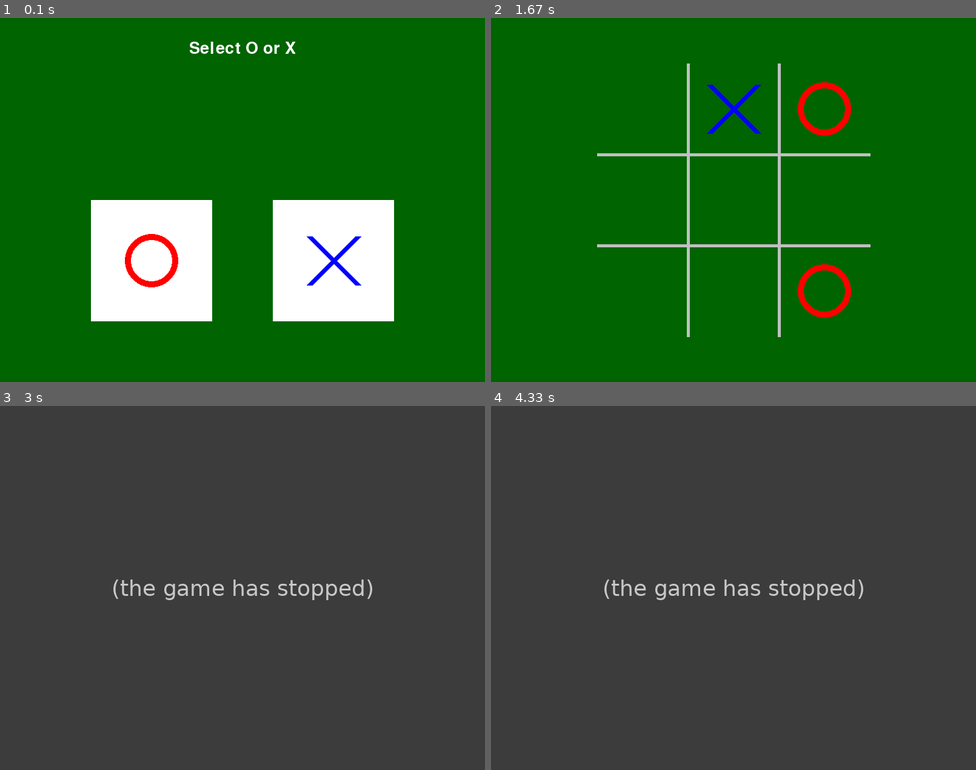
Above: before the commit, frames 1-4 (two rows, left to right).
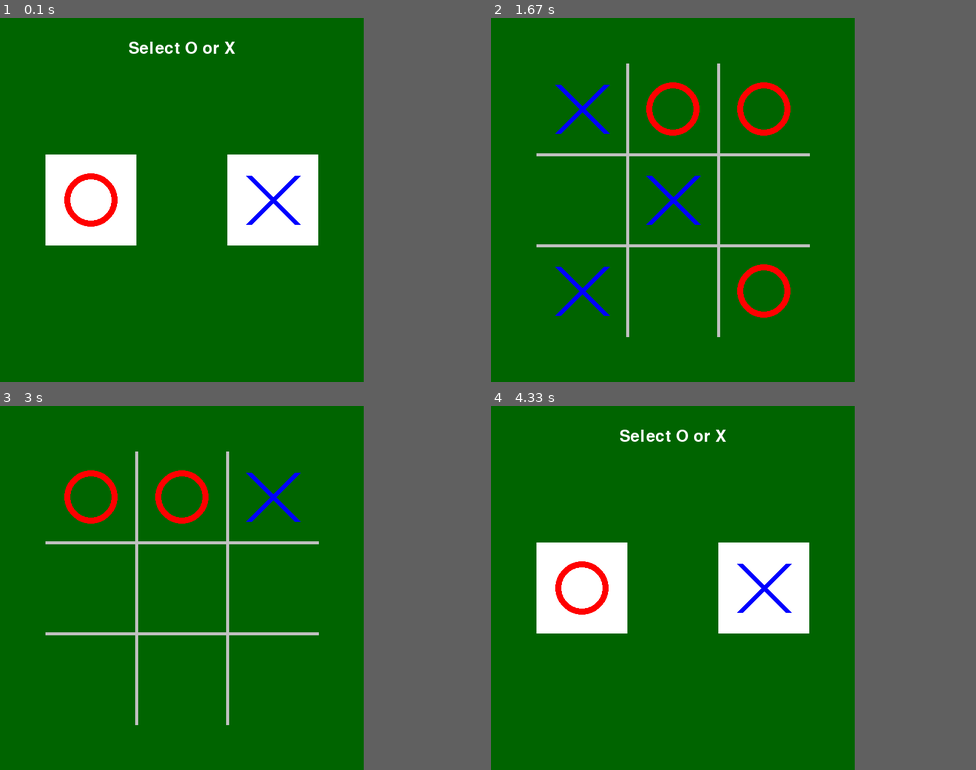
Above: after the commit, the same moments.

Repository: masaaki5s/pygame-examples
Game: pygame game, started from tictactoe/play.py
Two runs of this game, one before a commit and one after it. Both use one fixed random seed, a clock stepped at 60 frames per second and the inputs below.
Inputs (mouse positions are in pixels of both pictures, inside the frame that each line leads up to):
- Up to frame 1 (0.1 s): no input
- Up to frame 2 (1.67 s): click (791, 189) at 0.38 s; click (675, 221) at 0.72 s; click (558, 287) at 1.17 s; click (578, 65) at 1.58 s
- Up to frame 3 (3 s): click (184, 751) at 1.93 s, where only the run after the commit has a clickable "Play again"; click (92, 588) at 2.23 s; click (169, 526) at 2.55 s; click (130, 511) at 2.88 s
- Up to frame 4 (4.33 s): move the mouse to (801, 682) at 3.17 s; click (801, 682) at 3.33 s; move the mouse to (786, 580) at 3.63 s; click (786, 580) at 3.75 s; click "Play again" at 4.1 s
In our replay, the window is 800x600 before the commit and 600x600 after it. These sizes can differ from the game's own. Grey fills any space a smaller window leaves; there, only what the larger window draws over its background counts as a difference.

The runs differ from the first frame. In frame 1, 22% of the frame differs, in the area x 9-82%, y 6-84%; in frame 2, 5.8%; in frame 3, 75%; in frame 4, 75%, in the area x 0-77%, y 0-100%.
Error before the commit: IndexError: list index out of range (play.py line 72); the game stopped at 1.93 s (later frames are placeholders)

Commit message:
[modify] improve computer move

Diff:
--- a/tictactoe/play.py
+++ b/tictactoe/play.py
@@ -6,11 +6,11 @@
 from tictactoe import X, O, EMPTY, TIE, initial_board, computer_move, check_winner
 from time import sleep
 
+SIZE = 150                 # マスのサイズ
+X0 = Y0 = SIZE // 2        # 画面のマージン
+W = H = SIZE * 4           # 画面サイズ
+
 pg.init()
-W, H = 800, 600
-SIZE = 150
-X0, Y0 = int(W/2 - (1.5 * SIZE)), int(H/2 - (1.5 * SIZE))
-
 screen = pg.display.set_mode((W, H))
 clock = pg.time.Clock()
 
@@ -34,8 +34,8 @@
 
 def select_symbol(x, y):
     draw_text("Select O or X",  W//2, 50)
-    maru = pg.Rect(150, 300, 200, 200)
-    batu = pg.Rect(450, 300, 200, 200)
+    maru = pg.Rect(SIZE*0.5, SIZE*1.5, SIZE, SIZE)
+    batu = pg.Rect(SIZE*2.5, SIZE*1.5, SIZE, SIZE)
     pg.draw.rect(screen, 'white', maru)
     pg.draw.rect(screen, 'white', batu)
     draw_symbol(maru.center, O)
@@ -57,12 +57,12 @@
 def draw_result(board, x, y):
     draw_board(board)
     if winner == TIE:
-        draw_text("Draw !",  W//2, 50)
+        draw_text("Draw !",  W//2, 30)
     elif winner == human:
-        draw_text("You won !",  W//2, 50)
+        draw_text("You won !",  W//2, 30)
     else:
-        draw_text("Computer won !",  W//2, 50)
-    rect = draw_text('Play again', 400, H - 30, font_color='black', bg_color='white')
+        draw_text("Computer won !",  W//2, 30)
+    rect = draw_text('Play again', W // 2, H - 30, font_color='black', bg_color='white')
     if x is not None and rect.collidepoint(x, y):
         return True
 
--- a/tictactoe/tictactoe.py
+++ b/tictactoe/tictactoe.py
@@ -55,6 +55,28 @@
     return 0
 
 def computer_move(board, player):
+    for p in [player, -player]:
+        for i in range(3):
+            if sum(board[i]) == p * 2:
+                j = board[i].index(0)
+                return (i, j)
+
+        for j in range(3):
+            s = [board[i][j] for i in range(3)]
+            if sum(s) == p * 2:
+                i = s.index(0)
+                return (i, j)
+
+        s = [board[i][i] for i in range(3)]
+        if sum(s) == p * 2:
+            i = s.index(0)
+            return (i, i)
+
+        s = [board[i][2-i] for i in range(3)]
+        if sum(s) == p * 2:
+            i = s.index(0)
+            return (i, 2-i)
+
     moves = empty_cells(board)
     return random.choice(moves)
 
